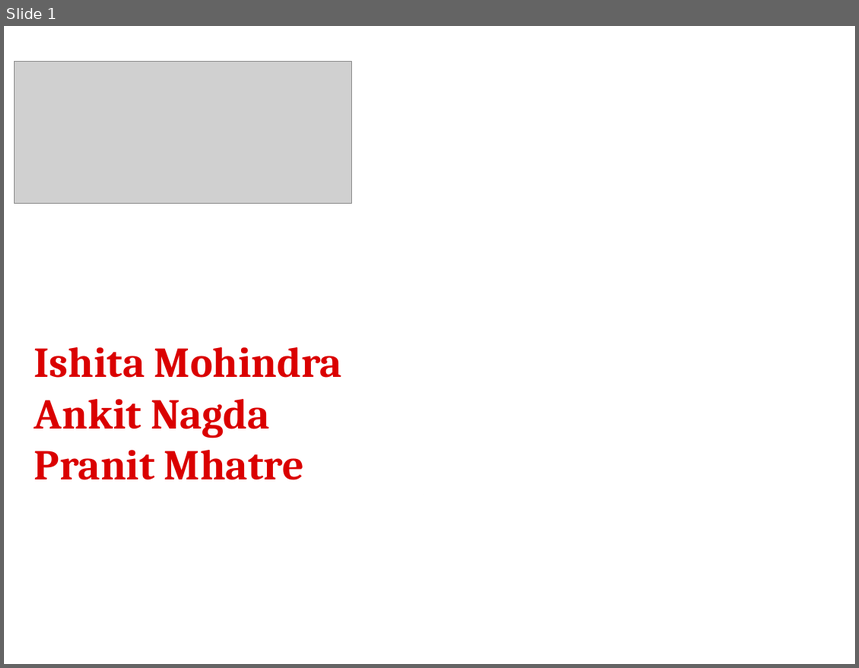
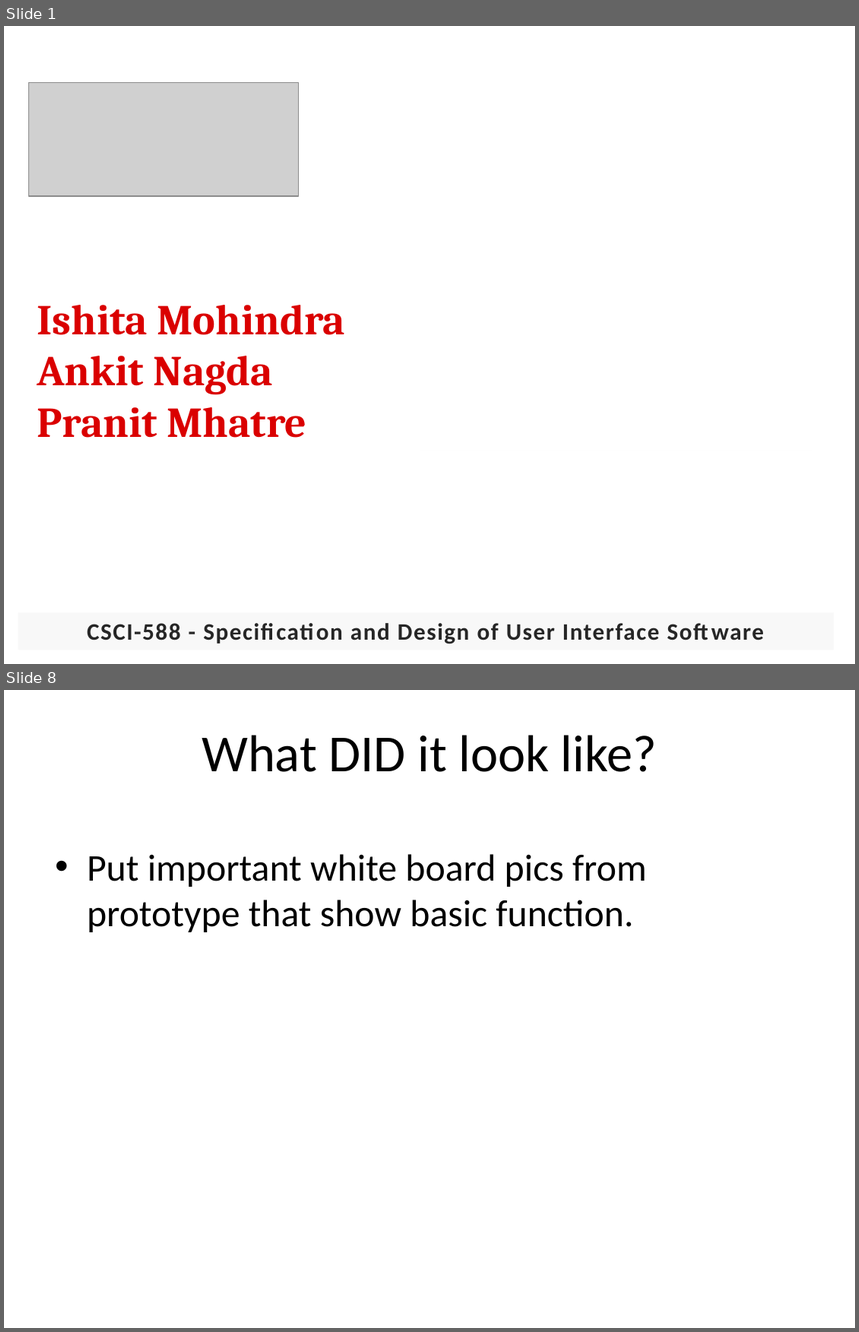
Before and after one commit to pranit22/BookMyTable, a slide deck: documents/588_6_demo ppt2.pptx. Shown one above the other, each under a label of ours: slide 1 before the commit, slides 1 and 8 after it; the slides between them are not shown. The pictures are 859x668 and 859x1332 pixels, drawn with LibreOffice and Linux fonts; fonts in the diff are those of the drawing; grey boxes stand for pictures; background and template pictures are left out. Boxes give left, top, right and bottom in pixels: in the first picture for what was removed or moved away, otherwise in the second. Text is boxed around its words. In the diff, an @@ line names an element or a change of style, - is before the commit and + after.

```diff
--- a/documents/588_6_demo ppt2.pptx
+++ b/documents/588_6_demo ppt2.pptx
@@ slide 8 added at bbox=[4, 690, 855, 1328], background picture (left out) @@
@@ title added at bbox=[202, 735, 657, 772], 44 pt, text #000000 @@
+What DID it look like?
@@ text added at bbox=[87, 854, 647, 932], 32 pt, text #000000 @@
+• Put important white board pics from prototype that show basic function.
@@ slide 1 changed as well @@
@@ picture: place and size @@
-picture at bbox=[14, 62, 351, 204]
+picture at bbox=[28, 82, 299, 196]
@@ text "Ishita Mohindra": place and size @@
-text "Ishita Mohindra" at bbox=[34, 347, 342, 480]
+text "Ishita Mohindra" at bbox=[37, 305, 344, 438]
@@ rectangle added at bbox=[18, 613, 834, 651], fill #F2F2F2 at 50% opacity, 20 pt, text #262626, bold @@
+CSCI-588 - Specification and Design of User Interface Software
```
Also in this commit, not shown: 14 other slides added.
